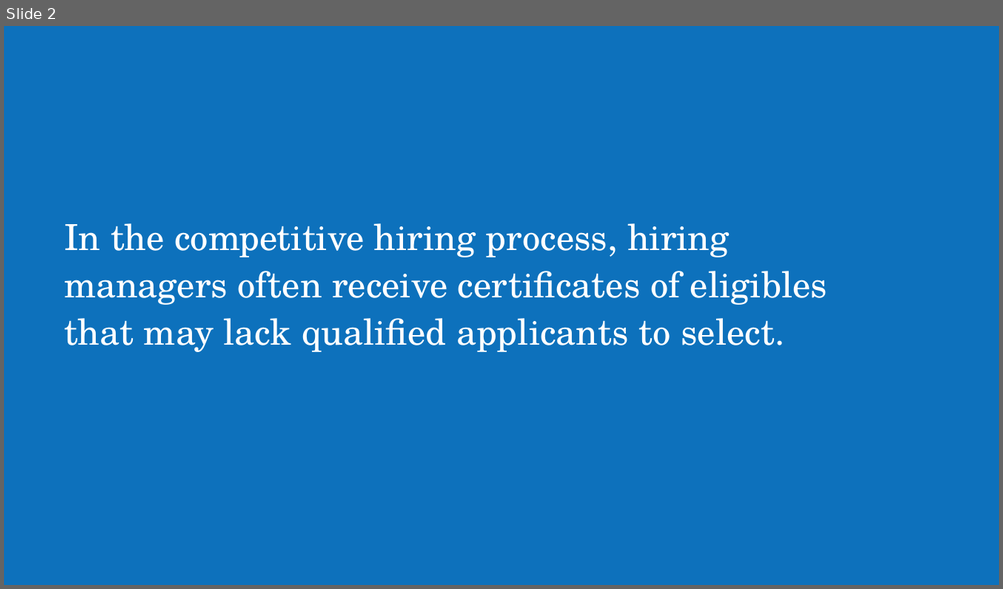
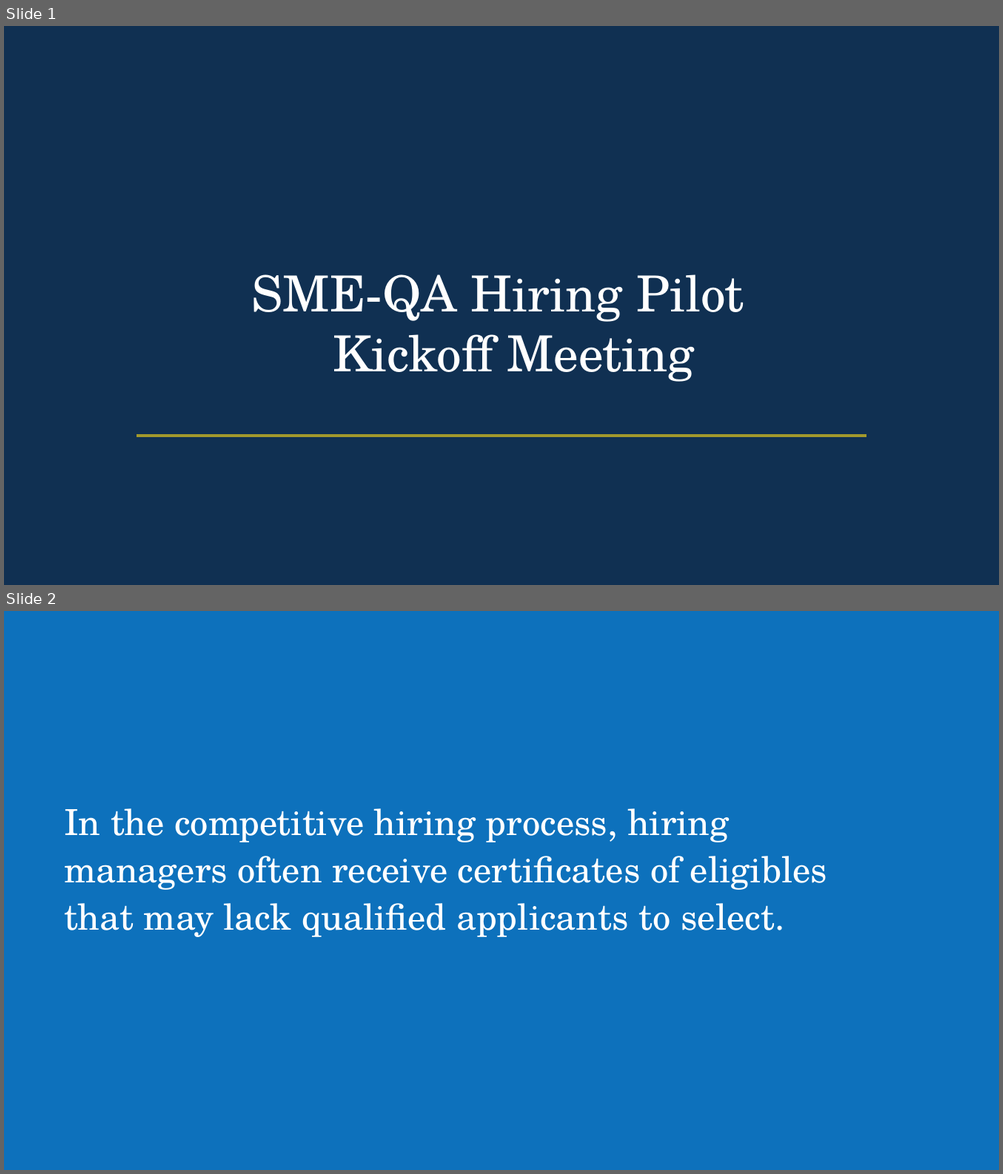
Before and after one commit to usds/SME-QA-Website, a slide deck: toolkit/getting-started/sme-qa-for-participants.pptx. Shown one above the other, each under a label of ours: slide 2 before the commit, slides 1 and 2 after it. The pictures are 1003x589 and 1003x1174 pixels, drawn with LibreOffice and Linux fonts; fonts in the diff are those of the drawing. Boxes give left, top, right and bottom in pixels: in the first picture for what was removed or moved away, otherwise in the second. Text is boxed around its words. In the diff, an @@ line names an element or a change of style, - is before the commit and + after.

```diff
--- a/toolkit/getting-started/sme-qa-for-participants.pptx
+++ b/toolkit/getting-started/sme-qa-for-participants.pptx
@@ slide 1 added at [4, 26, 999, 585], background #103052 @@
@@ text added at [251, 275, 745, 382], 36 pt, text #FFFFFF @@
+SME-QA Hiring Pilot
+Kickoff Meeting
@@ line added from (136, 436) to (866, 436), #A2992C 2.25 pt @@
```
Also in this commit, not shown: 2 slides changed, 2 other slides added, 10 slides removed, 1 other file.
